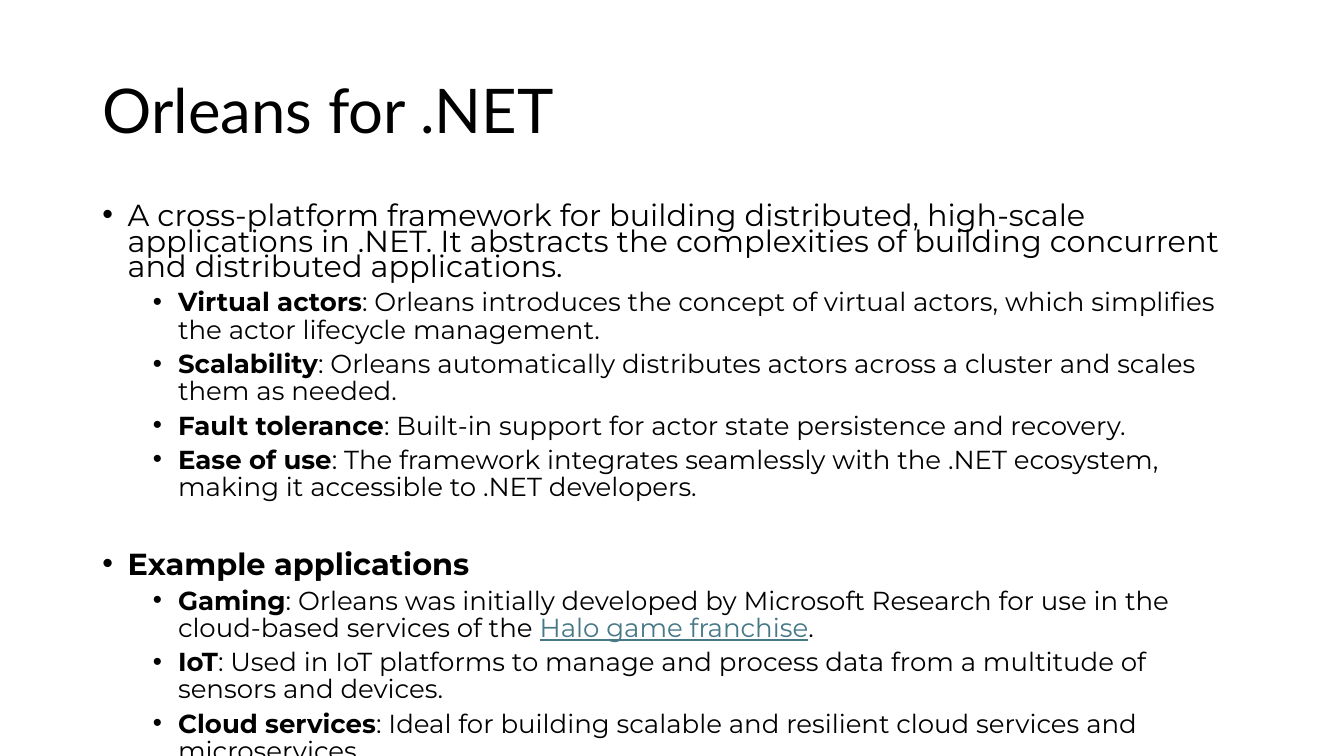
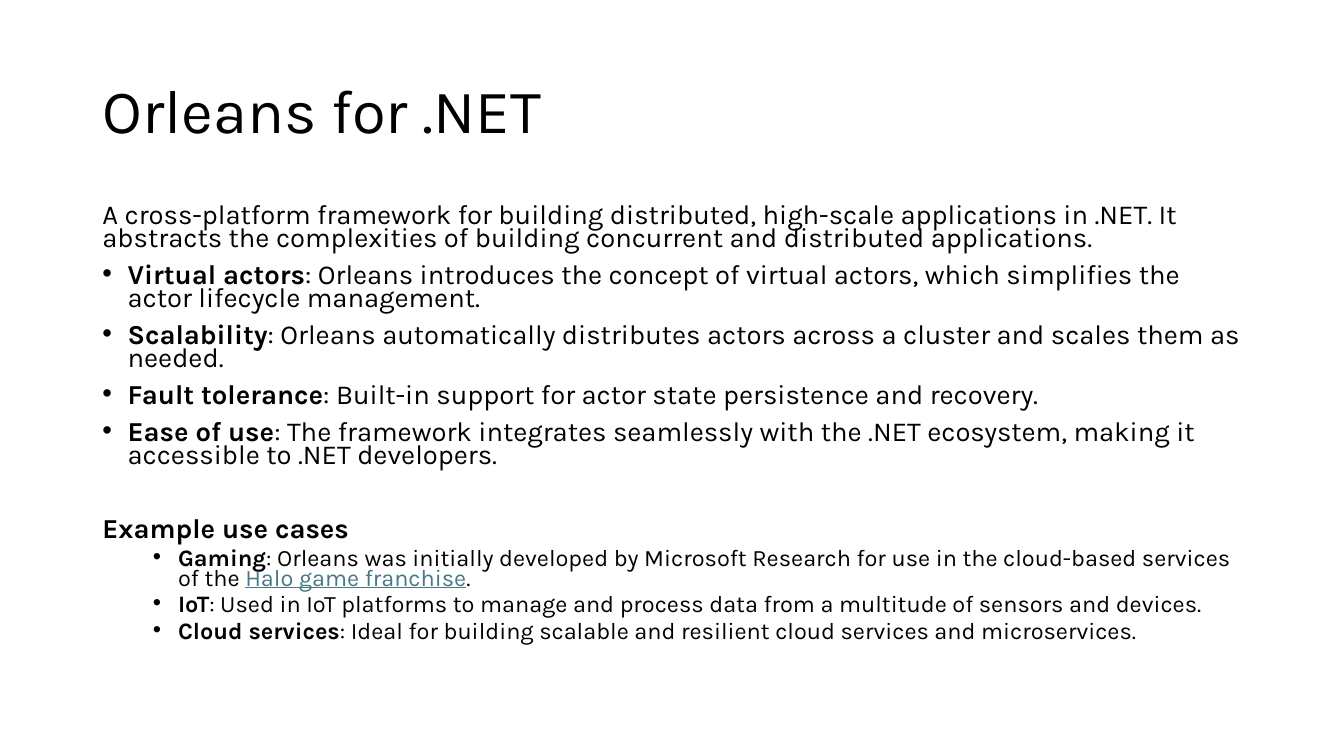
Before and after one commit to aregm/system-design-course, a slide deck: slide 21 of docs/Lecture 9.pptx. Drawn at 1344x756 pixels with LibreOffice and Linux fonts; fonts in the diff are those of the drawing. Boxes give left, top, right and bottom in pixels: in the first picture for what was removed or moved away, otherwise in the second. Text is boxed around its words. In the diff, an @@ line names an element or a change of style, - is before the commit and + after.

```diff
--- a/docs/Lecture 9.pptx
+++ b/docs/Lecture 9.pptx
@@ title "Orleans for .NET" at (102, 90, 542, 134): font Lato to Karla @@
@@ text at (102, 205, 1239, 645): size 21.7 to 19.6 pt in "A cross-platform framework for building distributed, high-sc ..."; font Montserrat to Karla; size 18.6 to 19.6 pt in "Virtual actors: Orleans introduces the concept of ...", "Scalability: Orleans automatically distributes actors across ...", "Fault tolerance: Built-in support for actor state ...", "Ease of use: The framework integrates seamlessly ..."; size 18.6 to 16.8 pt in "Gaming: Orleans was initially developed by Microsoft ...", "IoT: Used in IoT platforms to manage ...", "Cloud services: Ideal for building scalable and ..."; bullet • to none; list level 2 to 1 in "Virtual actors: Orleans introduces the ..."; line spacing 19.5pt to 0.7; list level 2 to 1 in "Scalability: Orleans automatically distributes actors ..."; list level 2 to 1 in "Fault tolerance: Built-in support for ..."; list level 2 to 1 in "Ease of use: The framework ..." @@
@@ text at (102, 519, 349, 545): text changed; size 21.7 to 19.6 pt; font Montserrat to Karla @@
-• Example applications
+Example use cases
```
Also in this commit, not shown: 19 other slides changed, 1 slide added.
